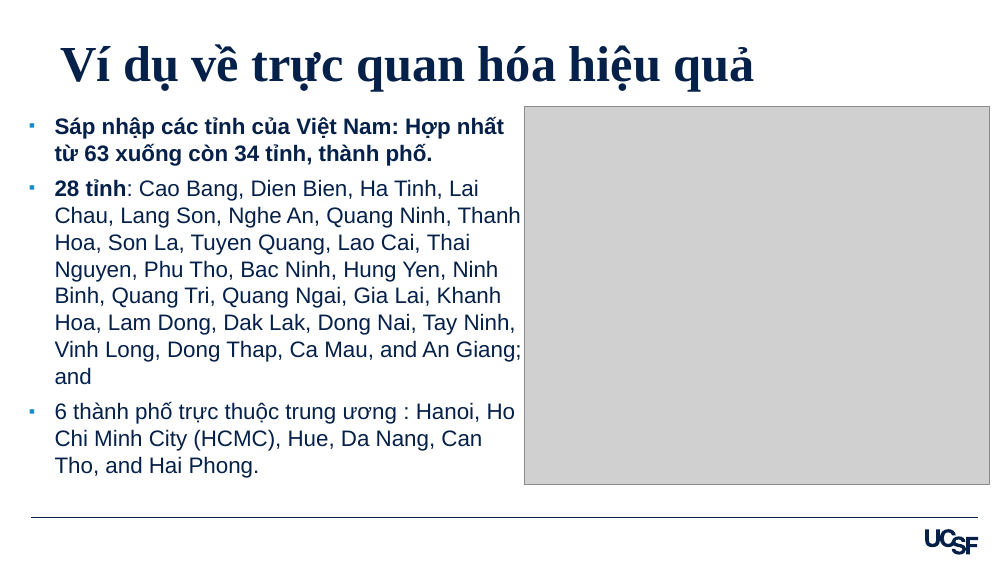
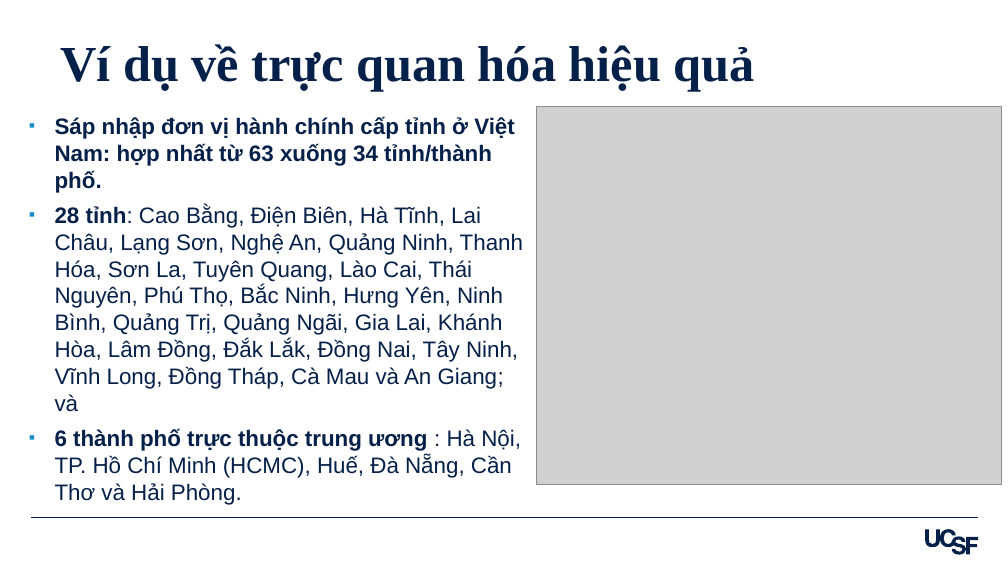
Before and after one commit to amirzazadeh/DataVisualization, a slide deck: slide 7 of Slides_Viet_Data_Visualization_in_R_Ali_Mirzazadeh.pptx. Drawn at 1008x567 pixels with LibreOffice and Linux fonts; fonts in the diff are those of the drawing; grey boxes stand for pictures. Boxes give left, top, right and bottom in pixels: in the first picture for what was removed or moved away, otherwise in the second. Text is boxed around its words. In the diff, an @@ line names an element or a change of style, - is before the commit and + after.

```diff
--- a/Slides_Viet_Data_Visualization_in_R_Ali_Mirzazadeh.pptx
+++ b/Slides_Viet_Data_Visualization_in_R_Ali_Mirzazadeh.pptx
@@ text at bbox=[55, 116, 523, 505]: text changed @@
-▪ Sáp nhập các tỉnh của Việt Nam: Hợp nhất từ 63 xuống còn 34 tỉnh, thành phố.
-▪ 28 tỉnh: Cao Bang, Dien Bien, Ha Tinh, Lai Chau, Lang Son, Nghe An, Quang Ninh, Thanh Hoa, Son La, Tuyen Quang, Lao Cai, Thai Nguyen, Phu Tho, Bac Ninh, Hung Yen, Ninh Binh, Quang Tri, Quang Ngai, Gia Lai, Khanh Hoa, Lam Dong, Dak Lak, Dong Nai, Tay Ninh, Vinh Long, Dong Thap, Ca Mau, and An Giang; and
-▪ 6 thành phố trực thuộc trung ương : Hanoi, Ho Chi Minh City (HCMC), Hue, Da Nang, Can Tho, and Hai Phong.
+▪ Sáp nhập đơn vị hành chính cấp tỉnh ở Việt Nam: hợp nhất từ 63 xuống 34 tỉnh/thành phố.
+▪ 28 tỉnh: Cao Bằng, Điện Biên, Hà Tĩnh, Lai Châu, Lạng Sơn, Nghệ An, Quảng Ninh, Thanh Hóa, Sơn La, Tuyên Quang, Lào Cai, Thái Nguyên, Phú Thọ, Bắc Ninh, Hưng Yên, Ninh Bình, Quảng Trị, Quảng Ngãi, Gia Lai, Khánh Hòa, Lâm Đồng, Đắk Lắk, Đồng Nai, Tây Ninh, Vĩnh Long, Đồng Tháp, Cà Mau và An Giang; và
+▪ 6 thành phố trực thuộc trung ương : Hà Nội, TP. Hồ Chí Minh (HCMC), Huế, Đà Nẵng, Cần Thơ và Hải Phòng.
@@ picture: place and size @@
-picture at bbox=[524, 107, 989, 485]
+picture at bbox=[537, 107, 1002, 485]
```
Also in this commit, not shown: 30 other slides changed, 1 other file.
